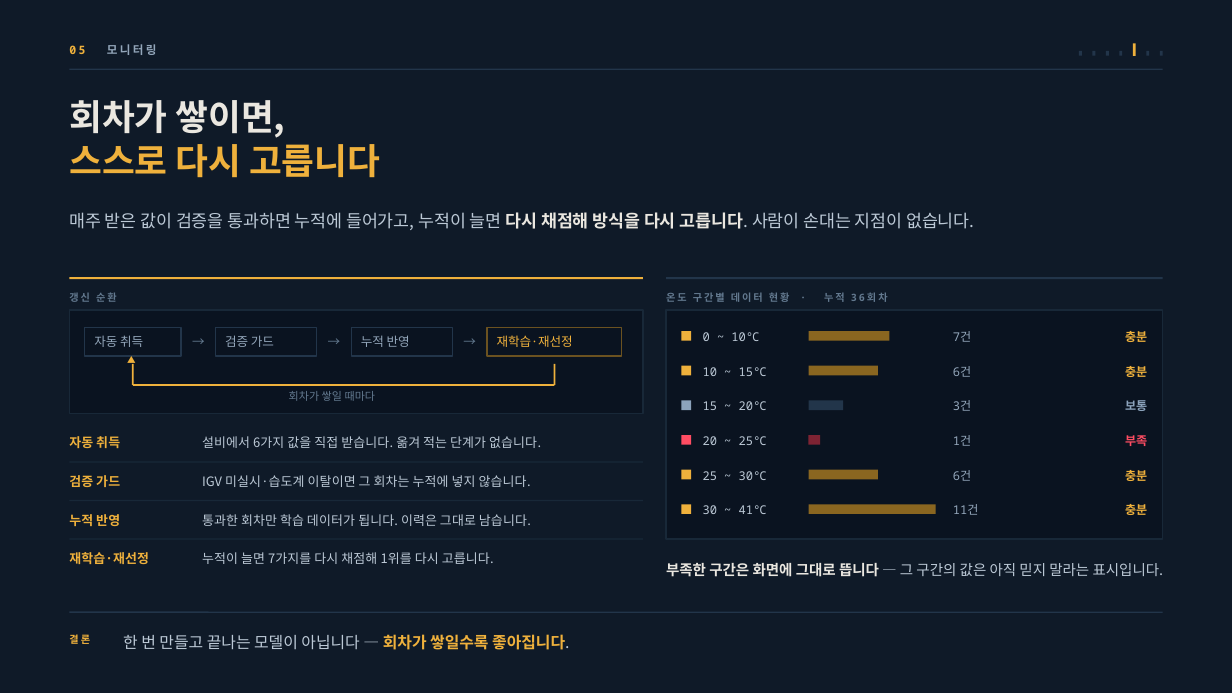
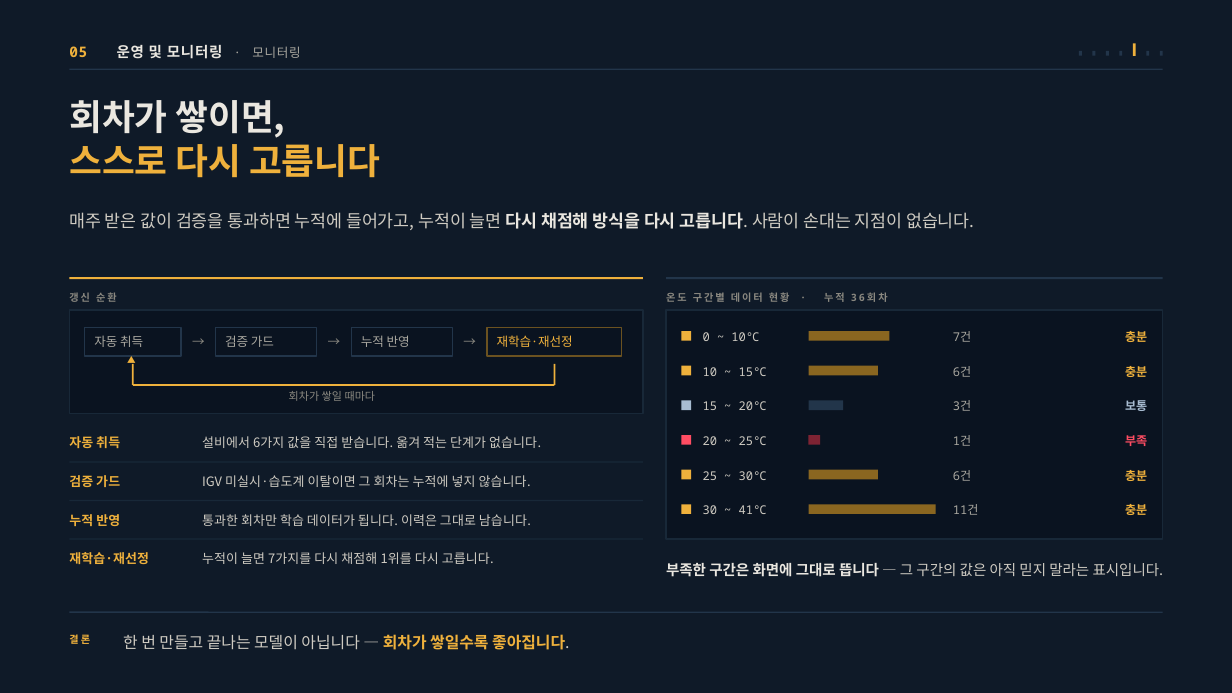
Before and after one commit to jooh-ai/Narae-AI, a slide deck: slide 12 of docs/ppt/위례_공급가능용량_최종발표.pptx (slide 11 before the commit). Drawn at 1232x693 pixels with LibreOffice and Linux fonts; fonts in the diff are those of the drawing. Boxes give left, top, right and bottom in pixels: in the first picture for what was removed or moved away, otherwise in the second. Text is boxed around its words. In the diff, an @@ line names an element or a change of style, - is before the commit and + after.

```diff
--- a/docs/ppt/위례_공급가능용량_최종발표.pptx
+++ b/docs/ppt/위례_공급가능용량_최종발표.pptx
@@ text at bbox=[69, 45, 300, 59]: text changed; size 9 to 11.2 pt; font Noto Sans Mono to Noto Sans CJK KR; text colour #93A6BA to #EAE7E0 @@
-05 모니터링
+05 운영 및 모니터링 · 모니터링
@@ text "매주 받은 값이 검증을 통과하면 ..." at bbox=[69, 212, 974, 230]: text colour #BCC9D6 to #CFCBC2 in "매주 받은 값이 검증을 통과하면 누적에 들어가고, ..." @@
@@ text colour #63798F to #8A8880 in 6 elements at bbox=[69, 292, 117, 302], bbox=[289, 391, 375, 401], bbox=[666, 292, 845, 302], bbox=[189, 334, 208, 348], bbox=[324, 334, 344, 348], bbox=[460, 334, 480, 348] @@
@@ rectangle at bbox=[682, 400, 691, 409]: fill #8CA3BC to #A8BCD1 @@
@@ text "보통" at bbox=[1125, 400, 1147, 411]: text colour #8CA3BC to #A8BCD1 @@
@@ text colour #BCC9D6 to #CFCBC2 in 10 elements at bbox=[202, 436, 541, 448], bbox=[202, 475, 531, 487], bbox=[202, 514, 531, 526], bbox=[202, 552, 494, 564], bbox=[703, 332, 760, 341], bbox=[703, 367, 768, 376], bbox=[703, 401, 768, 410], bbox=[703, 436, 768, 445], bbox=[703, 471, 768, 480], bbox=[703, 505, 768, 514] @@
@@ text colour #93A6BA to #A9A79F in 9 elements at bbox=[94, 335, 143, 347], bbox=[225, 335, 274, 347], bbox=[361, 335, 410, 347], bbox=[953, 331, 971, 342], bbox=[953, 366, 971, 377], bbox=[953, 400, 971, 411], bbox=[953, 435, 971, 446], bbox=[953, 470, 971, 481], bbox=[953, 504, 979, 515] @@
@@ text "부족한 구간은 화면에 그대로 뜹니다 ..." at bbox=[666, 563, 1164, 577]: text colour #BCC9D6 to #CFCBC2 in "— 그 구간의 값은 아직 믿지 말라는 ..." @@
@@ text "한 번 만들고 끝나는 모델이 ..." at bbox=[123, 634, 569, 650]: text colour #BCC9D6 to #CFCBC2 in "한 번 만들고 끝나는 모델이 아닙니다 — ..." @@
```
Also in this commit, not shown: 14 other slides changed, 3 slides added, 1 other file.
